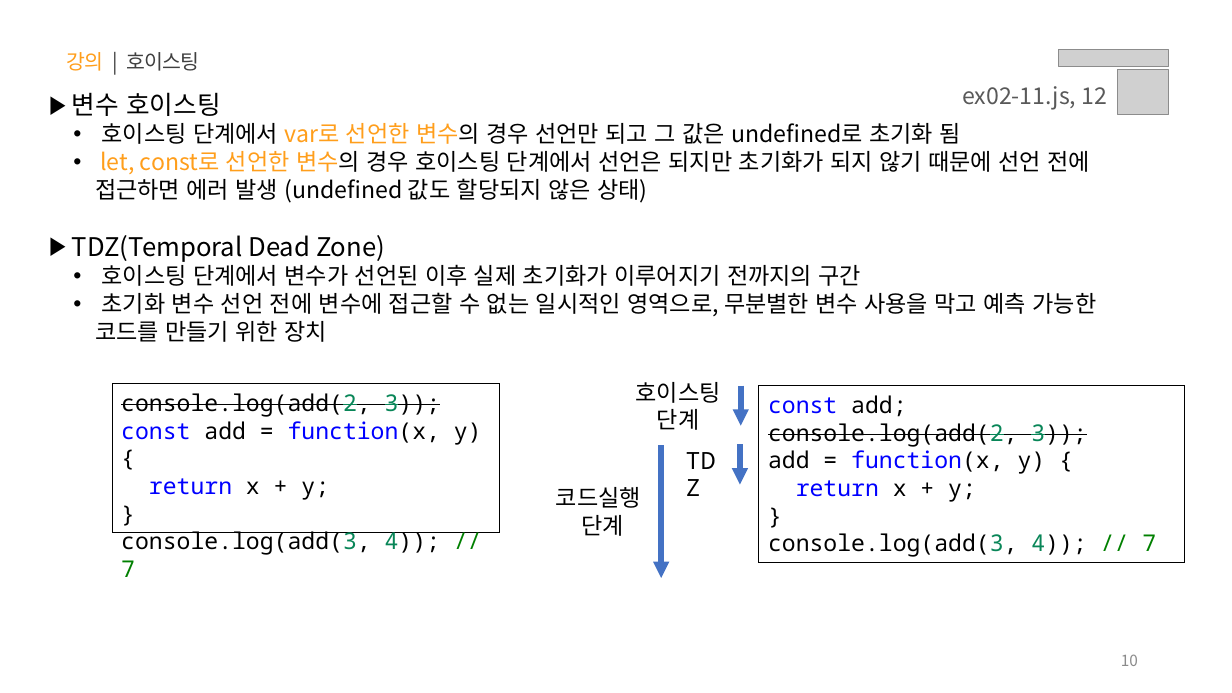
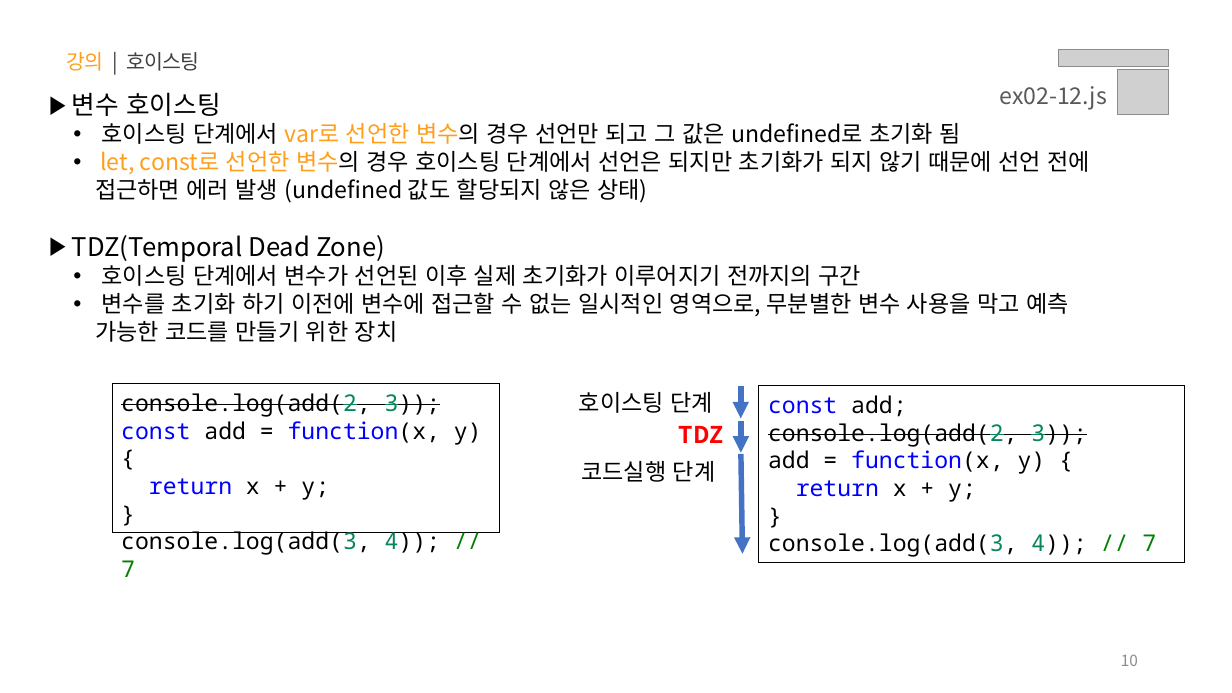
Before and after one commit to yebin-jeong/learn-js, a slide deck: slide 10 of PPT/02.자바스크립트 - 함수.pptx. Drawn at 1232x693 pixels with LibreOffice and Linux fonts; fonts in the diff are those of the drawing; grey boxes stand for pictures. Boxes give left, top, right and bottom in pixels: in the first picture for what was removed or moved away, otherwise in the second. Text is boxed around its words. In the diff, an @@ line names an element or a change of style, - is before the commit and + after.

```diff
--- a/PPT/02.자바스크립트 - 함수.pptx
+++ b/PPT/02.자바스크립트 - 함수.pptx
@@ text at <box>999,86,1107,110</box>: text changed @@
-ex02-11.js, 12
+ex02-12.js
@@ text at <box>95,292,1069,342</box>: text changed @@
-  • 초기화 변수 선언 전에 변수에 접근할 수 없는 일시적인 영역으로, 무분별한 변수 사용을 막고 예측 가능한 코드를 만들기 위한 장치
+  • 변수를 초기화 하기 이전에 변수에 접근할 수 없는 일시적인 영역으로, 무분별한 변수 사용을 막고 예측 가능한 코드를 만들기 위한 장치
@@ arrow moved from (741, 385) - (741, 426) to (741, 385) - (741, 419) @@
@@ text at <box>579,392,713,413</box>: text changed @@
-호이스팅
-단계
+호이스팅 단계
@@ text "TDZ": place and size @@
-text "TDZ" at <box>677,442,738,479</box>
+text "TDZ" at <box>679,426,724,443</box>
@@ text "TDZ" at <box>679,426,724,443</box>: text colour #000000 to #FF0000, bold on @@
@@ arrow moved from (740, 445) - (740, 484) to (741, 421) - (741, 453) @@
@@ text at <box>581,461,716,482</box>: text changed @@
-코드실행
-단계
+코드실행 단계
@@ arrow moved from (662, 445) - (662, 578) to (741, 454) - (743, 554) @@
```
Also in this commit, not shown: 11 other slides changed.
